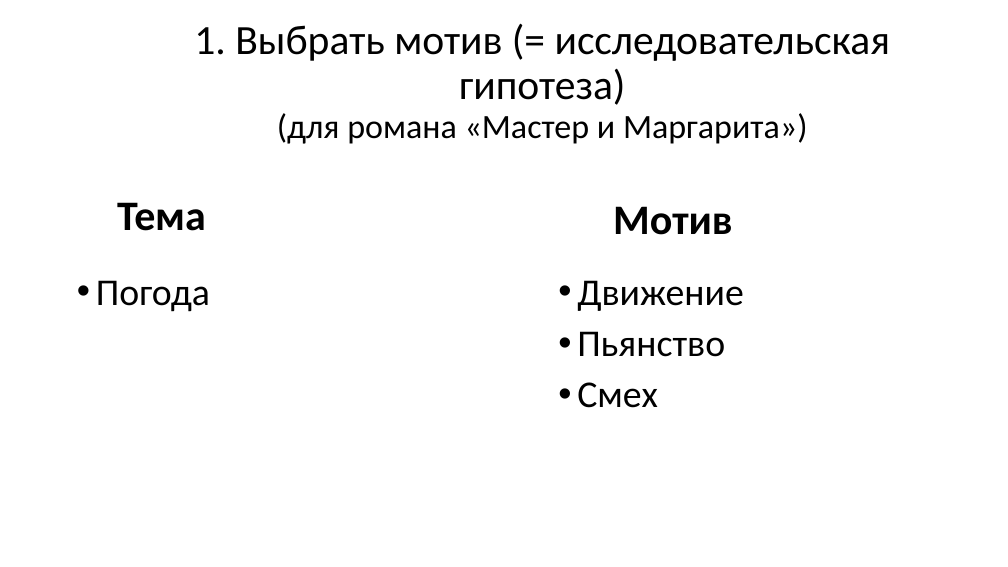
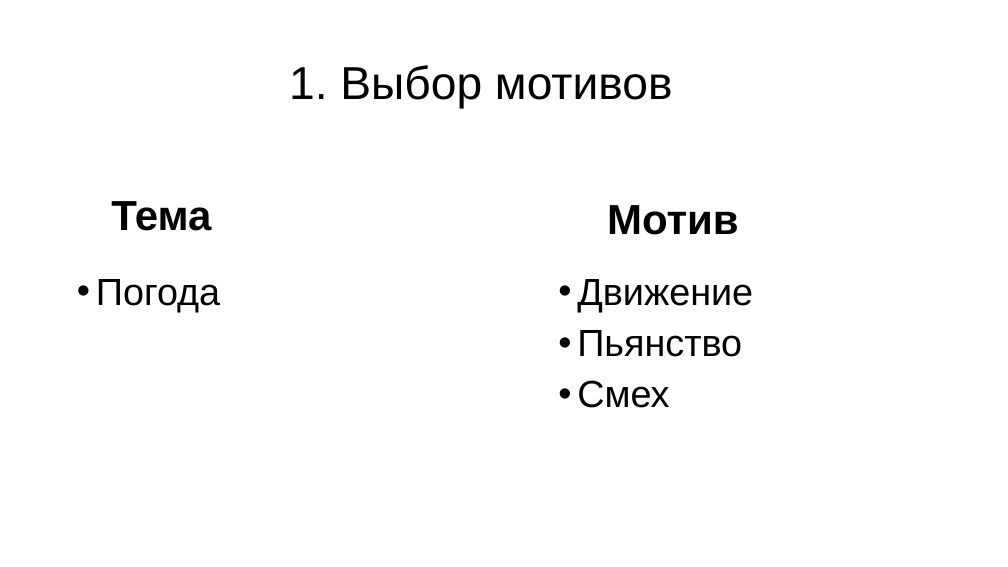
Before and after one commit to mtaktash/motive-grammar, a slide deck: slide 7 of slides/итоги грамматика мотива.pptx. Drawn at 1008x567 pixels with LibreOffice and Linux fonts; fonts in the diff are those of the drawing. Boxes give left, top, right and bottom in pixels: in the first picture for what was removed or moved away, otherwise in the second. Text is boxed around its words. In the diff, an @@ line names an element or a change of style, - is before the commit and + after.

```diff
--- a/slides/итоги грамматика мотива.pptx
+++ b/slides/итоги грамматика мотива.pptx
@@ title removed at [194, 25, 890, 144] @@
-1. Выбрать мотив (= исследовательская гипотеза)
-(для романа «Мастер и Маргарита»)
@@ title added at [289, 65, 673, 109], 44 pt, text #000000 @@
+1. Выбор мотивов
@@ font Calibri to Arial in 4 elements at [111, 201, 211, 231], [96, 279, 220, 312], [607, 205, 739, 235], [577, 279, 753, 408] @@
```
Also in this commit, not shown: 11 other slides changed, 6 slides added, 1 other file.
